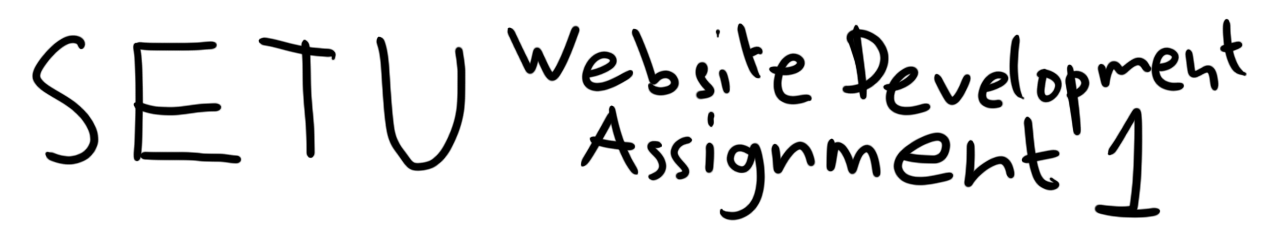
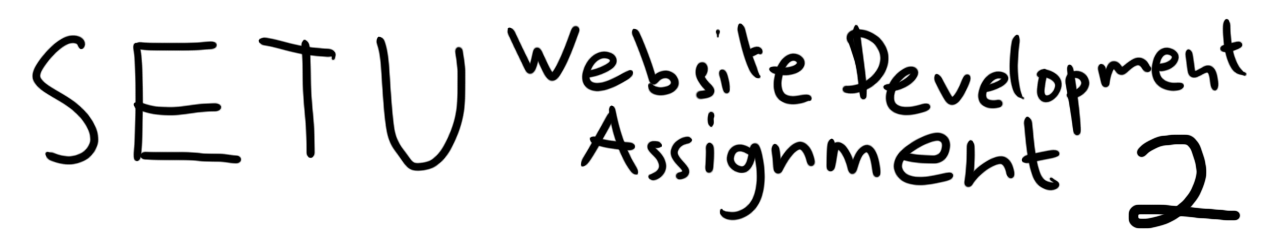
Layers edited between the first and the second w=1280, h=240 image:
added layer "assignment 2" in group "Artboard 1" over (x1=1094, y1=107, x2=1241, y2=229)
renamed "Layer 2" to "assignment 1", hid it over (x1=1094, y1=107, x2=1241, y2=222)
